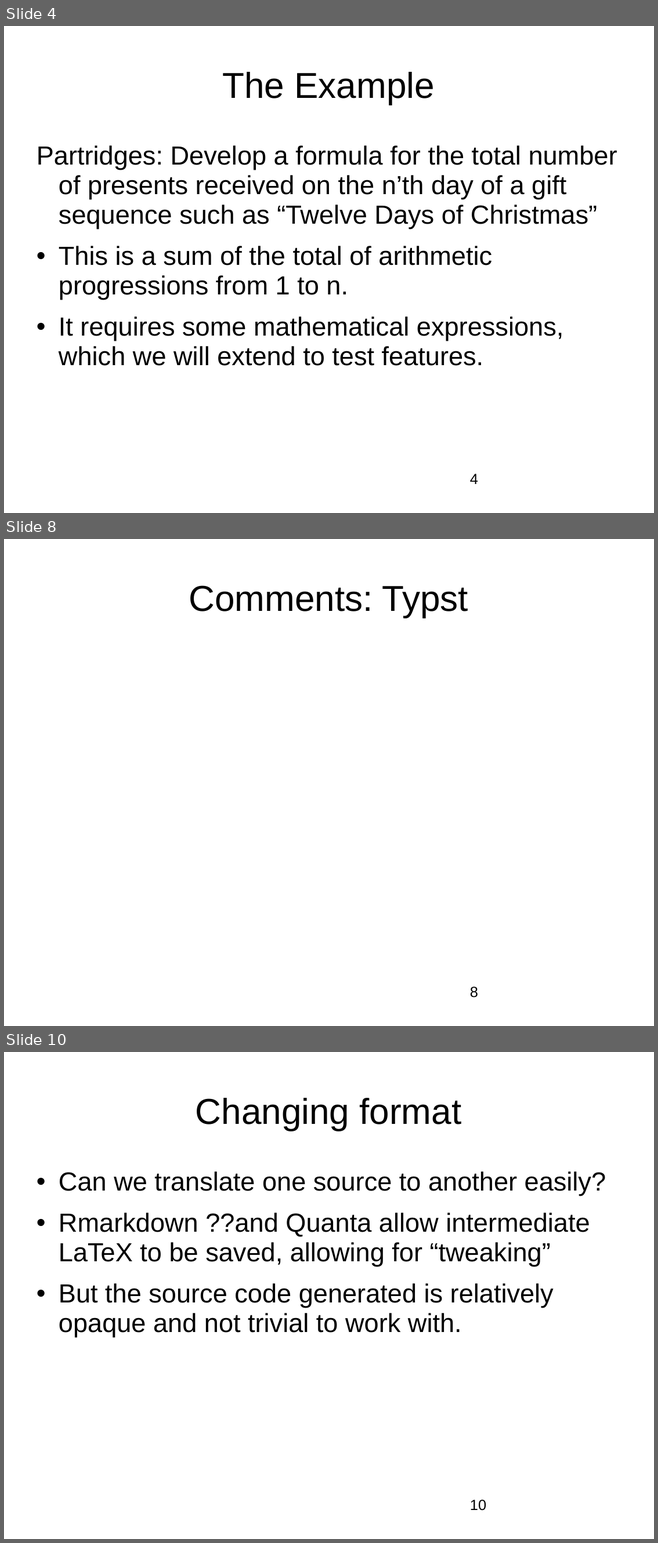
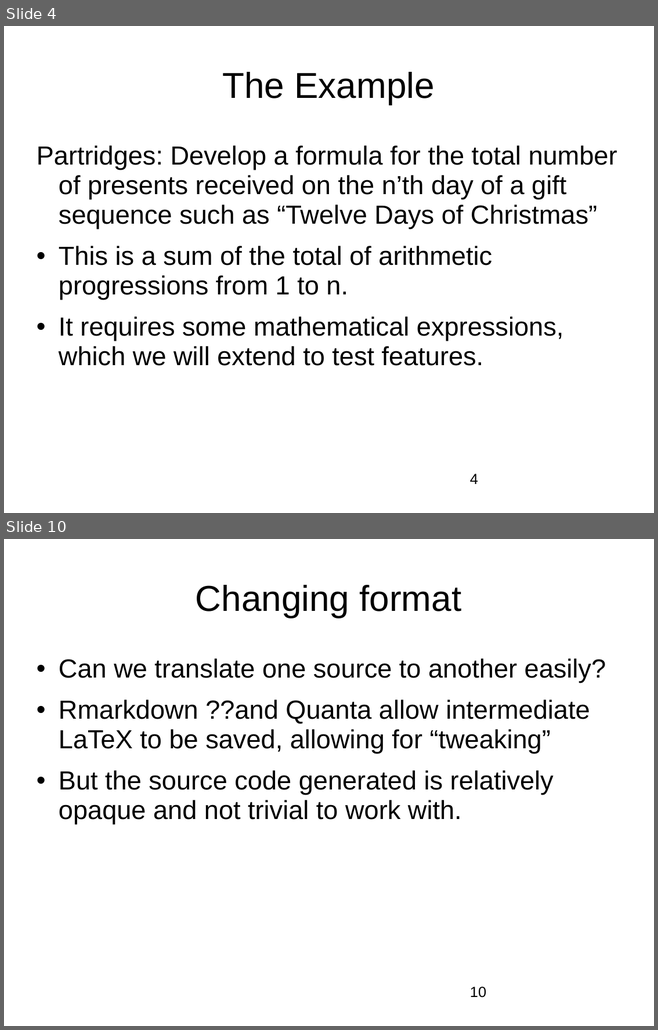
Before and after one commit to nashjc/Partridges, a slide deck: LinuxOttawa20260108.odp. Shown one above the other, each under a label of ours: slides 4, 8 and 10 before the commit, slides 4 and 10 after it; the slides between them are not shown. The pictures are 658x1543 and 658x1030 pixels, drawn with LibreOffice and Linux fonts; fonts in the diff are those of the drawing; background and template pictures are left out. Boxes give left, top, right and bottom in pixels: in the first picture for what was removed or moved away, otherwise in the second. Text is boxed around its words. In the diff, an @@ line names an element or a change of style, - is before the commit and + after.

```diff
--- a/LinuxOttawa20260108.odp
+++ b/LinuxOttawa20260108.odp
@@ slide 8 removed at [4, 539, 654, 1026], background picture (left out) @@
@@ title removed at [188, 585, 468, 617] @@
-Comments: Typst
@@ page number removed at [470, 987, 478, 998] @@
-8
```
Also in this commit, not shown: 4 slides changed, 4 slides added, 2 other slides removed.
